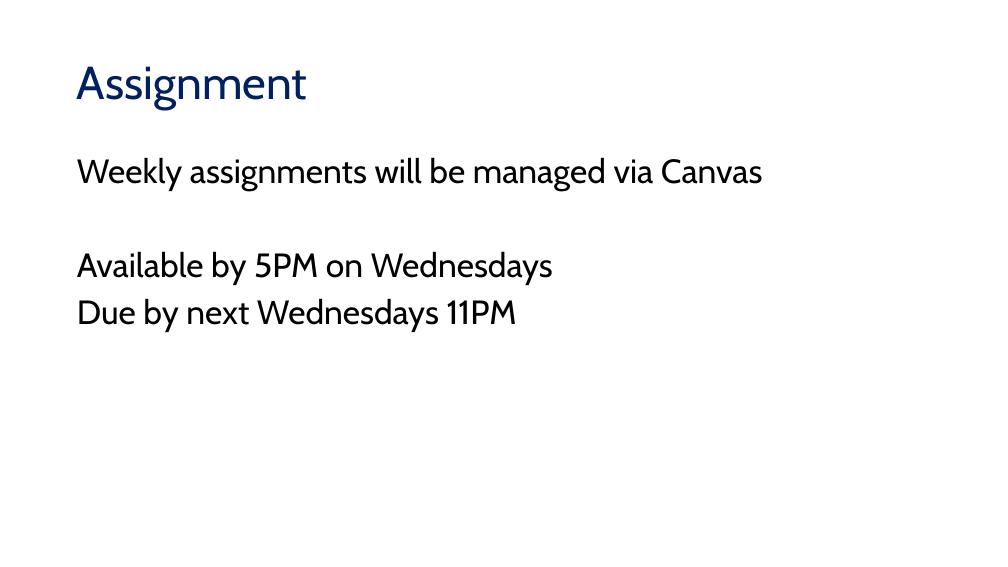
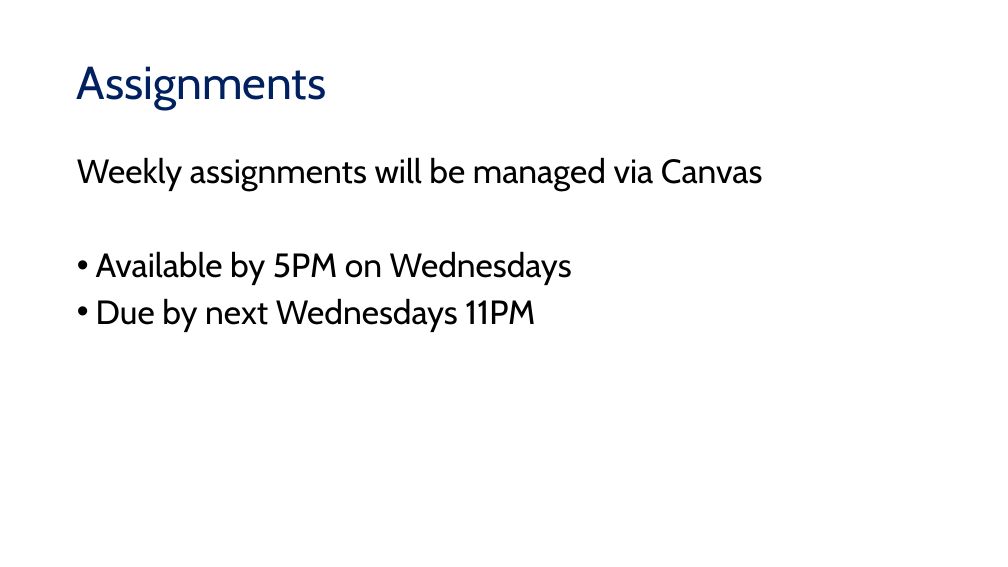
Before and after one commit to UCSB-Library-Research-Data-Services/bren-eds213, a slide deck: slide 11 of modules/week01/eds-213_intro.pptx (slide 10 before the commit). Drawn at 1008x567 pixels with LibreOffice and Linux fonts; fonts in the diff are those of the drawing. Boxes give left, top, right and bottom in pixels: in the first picture for what was removed or moved away, otherwise in the second. Text is boxed around its words. In the diff, an @@ line names an element or a change of style, - is before the commit and + after.

```diff
--- a/modules/week01/eds-213_intro.pptx
+++ b/modules/week01/eds-213_intro.pptx
@@ title at [77, 66, 327, 110]: text changed @@
-Assignment
+Assignments
@@ text at [96, 251, 572, 332]: bullet none to • @@
```
Also in this commit, not shown: 2 other slides changed.
